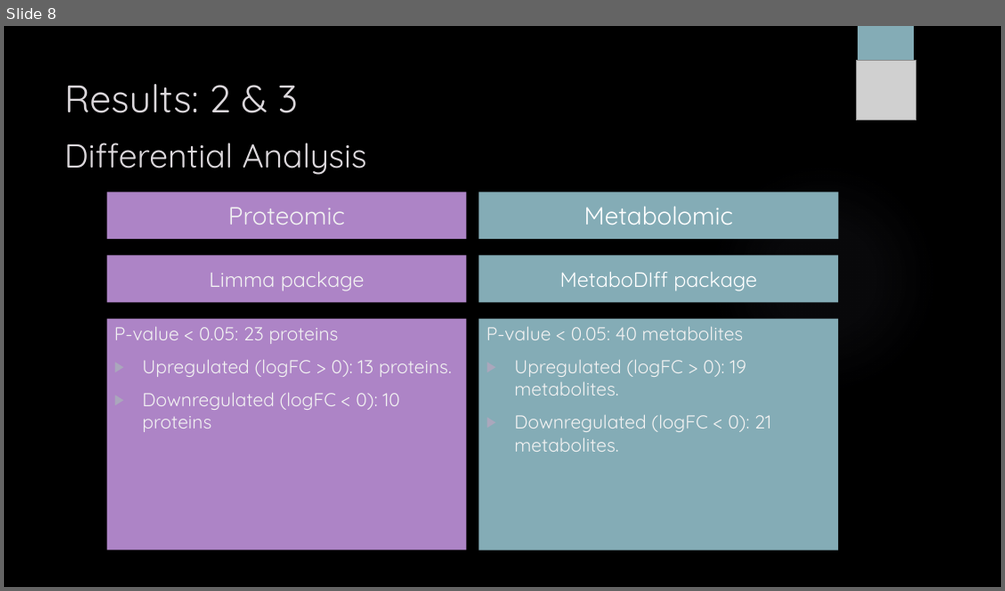
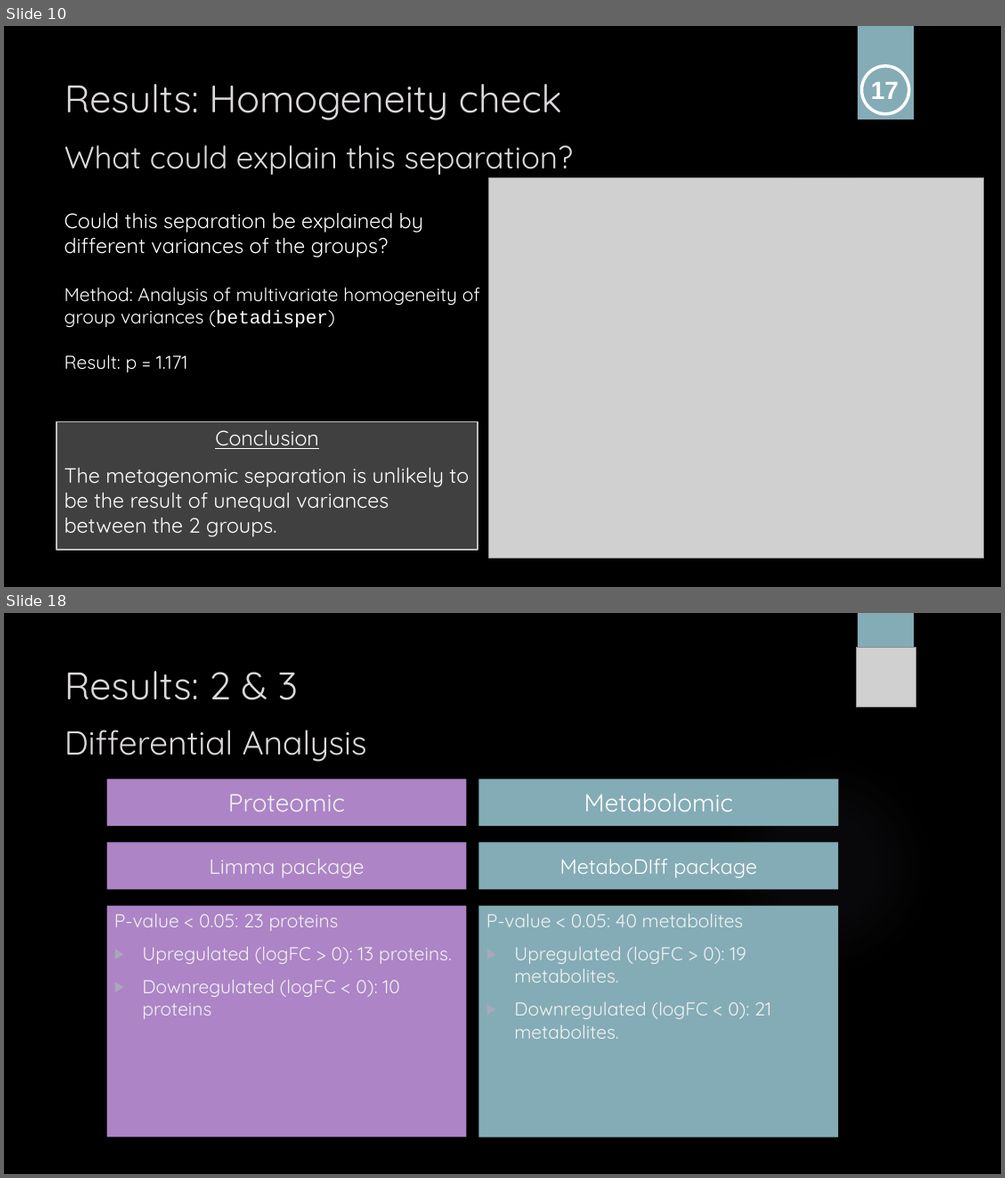
Before and after one commit to sabdeolive/Sabrina_BMS_Bachelor-Internship, a slide deck: Final Presentation.pptx. Shown one above the other, each under a label of ours: slide 8 before the commit, slides 10 and 18 after it; the slides between them are not shown. The pictures are 1005x591 and 1005x1178 pixels, drawn with LibreOffice and Linux fonts; fonts in the diff are those of the drawing; grey boxes stand for pictures; background and template pictures are left out. Boxes give left, top, right and bottom in pixels: in the first picture for what was removed or moved away, otherwise in the second. Text is boxed around its words. In the diff, an @@ line names an element or a change of style, - is before the commit and + after.

```diff
--- a/Final Presentation.pptx
+++ b/Final Presentation.pptx
@@ slide 10 added at bbox=[4, 26, 1001, 587], background picture (left out); not listed: 2 template elements that a slide beside it also shows @@
@@ ellipse added at bbox=[862, 66, 909, 113], outline #FFFFFF 3 pt @@
@@ title added at bbox=[65, 84, 573, 175], 30 pt, text #DCD8DC @@
+Results: Homogeneity check
+What could explain this separation?
@@ text added at bbox=[871, 82, 898, 99], 24 pt, text #FFFFFF, bold @@
+17
@@ picture added at bbox=[489, 178, 985, 558] @@
@@ text added at bbox=[65, 212, 423, 257], 20 pt, text #FFFFFF @@
+Could this separation be explained by different variances of the groups?
@@ text added at bbox=[65, 287, 480, 372], 18 pt, text #FFFFFF @@
+Method: Analysis of multivariate homogeneity of group variances (betadisper)
+Result: p = 1.171
@@ rectangle added at bbox=[57, 421, 478, 549], fill #FFFFFF at 25% opacity, outline #BFBFBF 1.5 pt @@
@@ text added at bbox=[65, 430, 469, 537], 20 pt, text #FFFFFF @@
+Conclusion
+The metagenomic separation is unlikely to be the result of unequal variances between the 2 groups.
@@ what was slide 8 is now slide 18 @@
```
Also in this commit, not shown: 1 slide changed, 14 other slides added.
